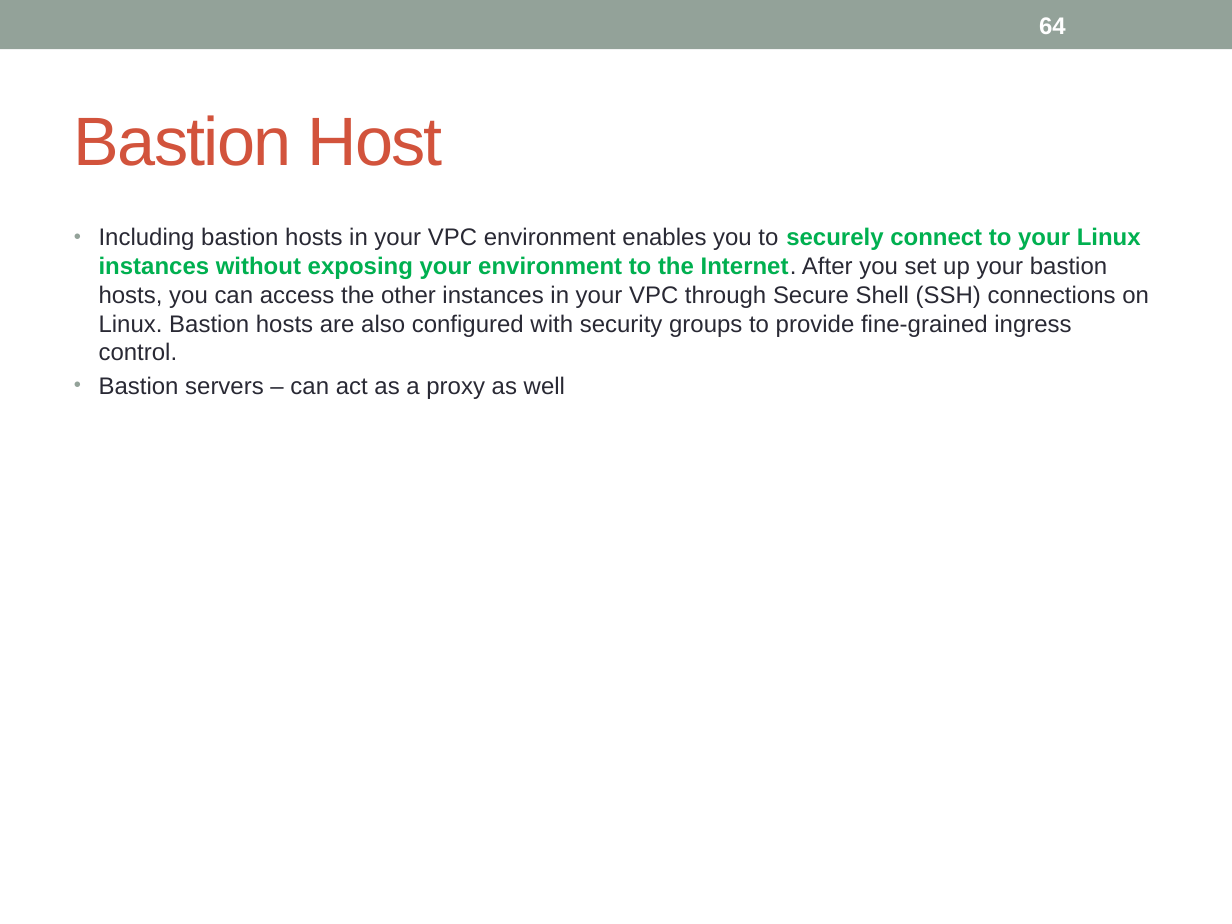
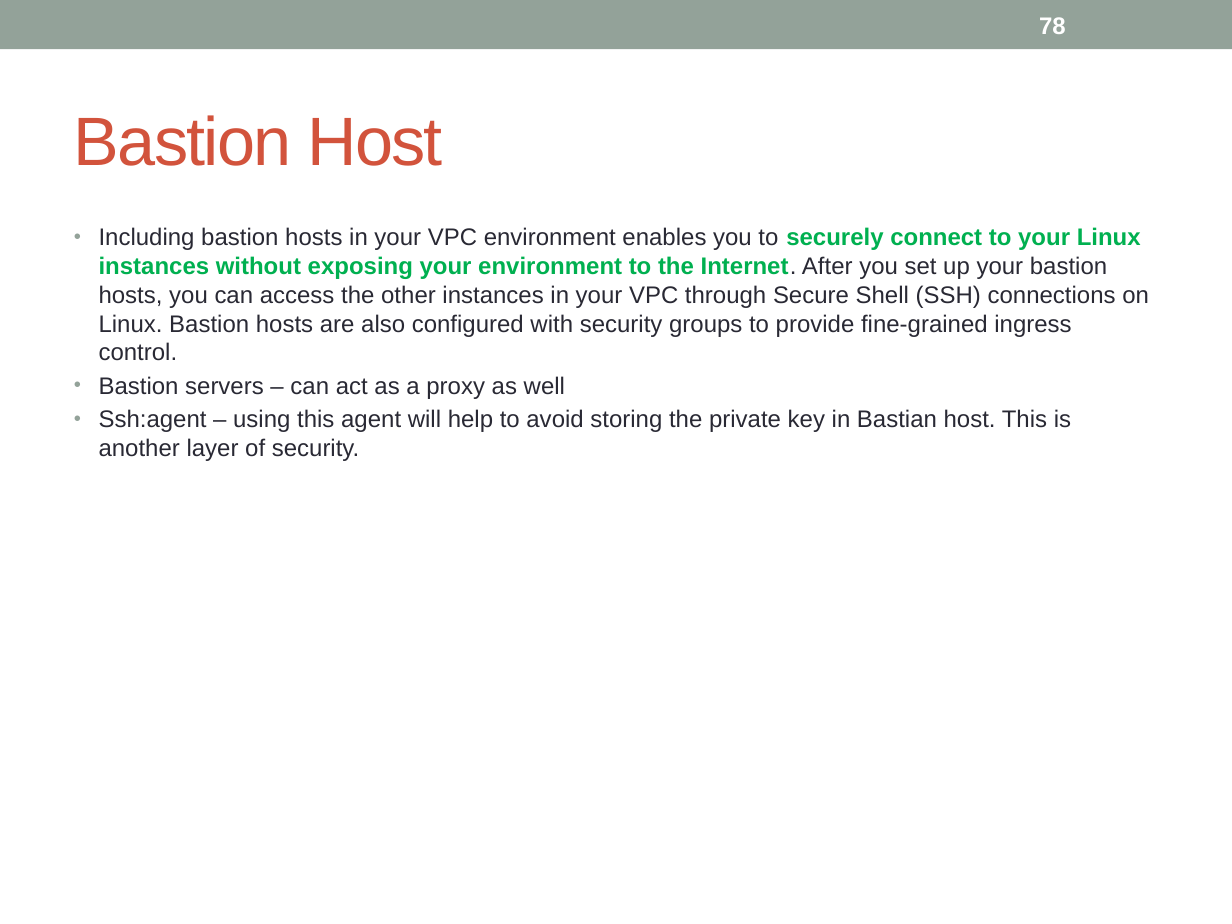
Before and after one commit to notionquest/ProjectDocumentation, a slide deck: slide 78 of AWS_Solution_Architect.pptx (slide 64 before the commit). Drawn at 1232x924 pixels with LibreOffice and Linux fonts; fonts in the diff are those of the drawing. Boxes give left, top, right and bottom in pixels: in the first picture for what was removed or moved away, otherwise in the second. Text is boxed around its words. In the diff, an @@ line names an element or a change of style, - is before the commit and + after.

```diff
--- a/AWS_Solution_Architect.pptx
+++ b/AWS_Solution_Architect.pptx
@@ page number at <box>1039,17,1066,34</box>: text changed @@
-64
+78
@@ text at <box>99,409,1071,461</box>: paragraph added @@
+• Ssh:agent – using this agent will help to avoid storing the private key in Bastian host. This is another layer of security.
```
Also in this commit, not shown: 18 other slides changed, 19 slides added.
